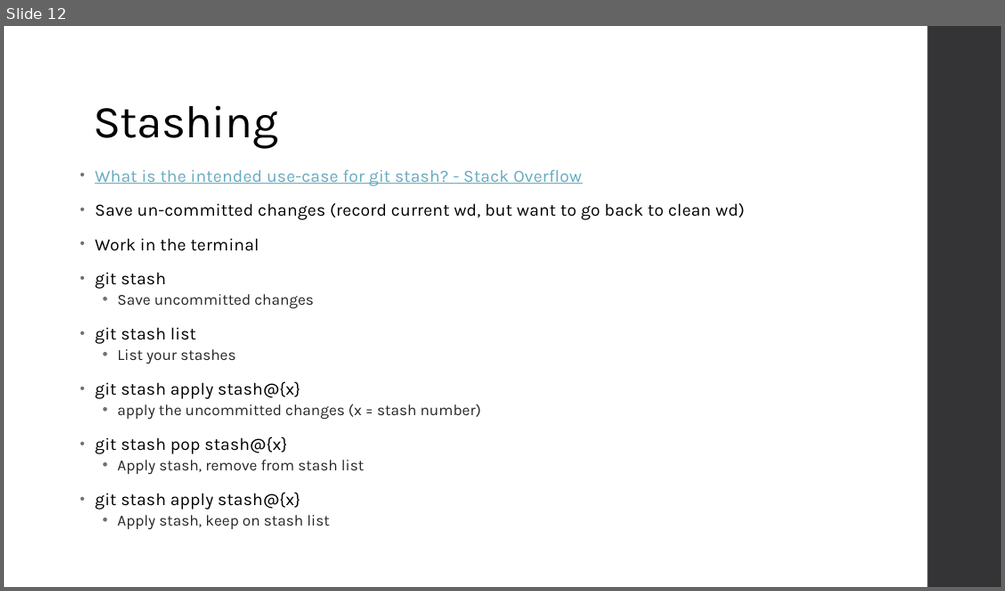
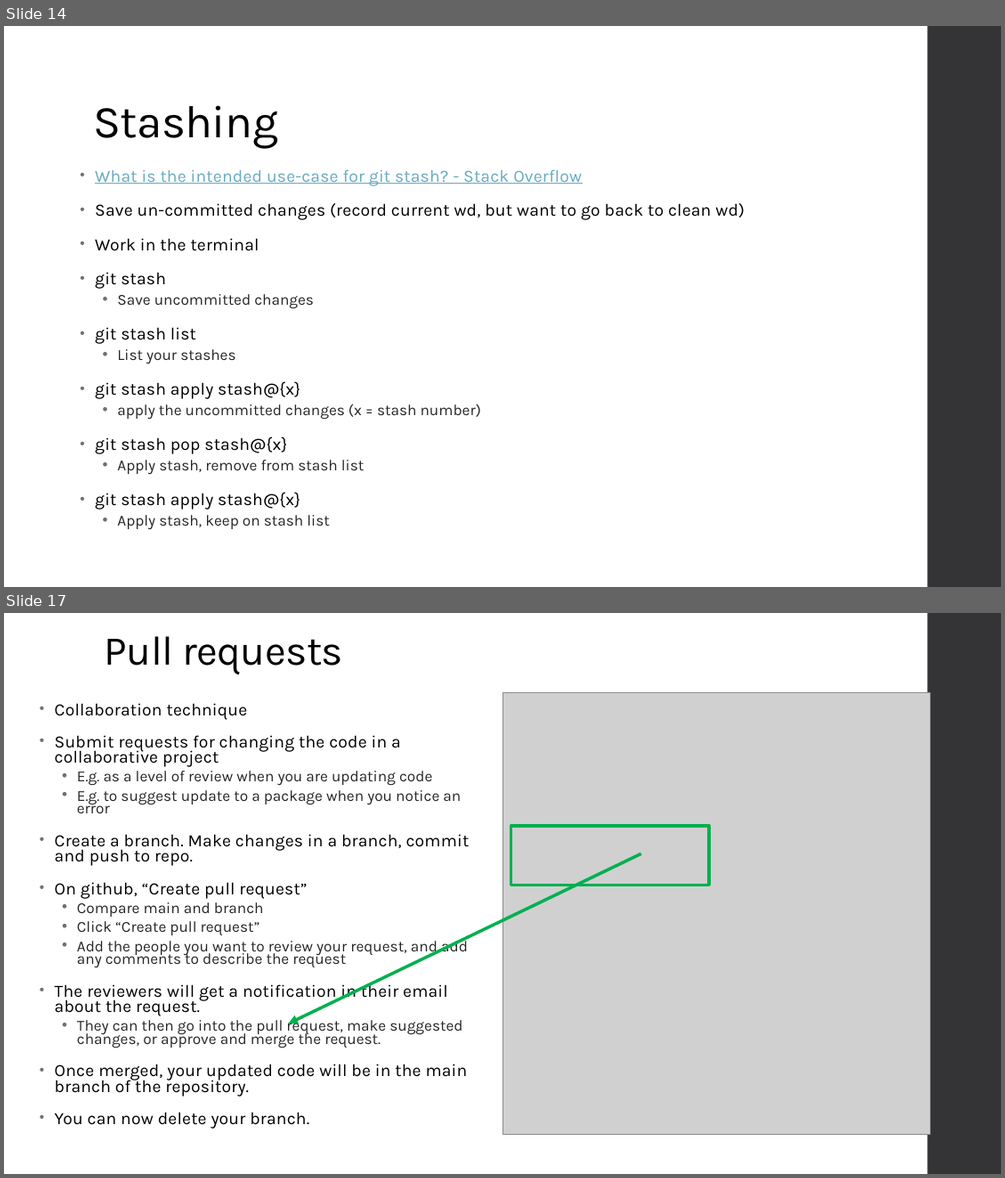
Before and after one commit to BDO-Science/rteam, a slide deck: github/GitHub_introduction.pptx. Shown one above the other, each under a label of ours: slide 12 before the commit, slides 14 and 17 after it; the slides between them are not shown. The pictures are 1005x591 and 1005x1178 pixels, drawn with LibreOffice and Linux fonts; fonts in the diff are those of the drawing; grey boxes stand for pictures. Boxes give left, top, right and bottom in pixels: in the first picture for what was removed or moved away, otherwise in the second. Text is boxed around its words. In the diff, an @@ line names an element or a change of style, - is before the commit and + after.

Commit message:
Added github pages and pull request slides

```diff
--- a/github/GitHub_introduction.pptx
+++ b/github/GitHub_introduction.pptx
@@ slide 17 added at (4, 613, 1001, 1174), background #FFFFFF; not listed: 1 template element that a slide beside it also shows @@
@@ title added at (105, 636, 343, 674), 39.6 pt, text #000000 @@
+Pull requests
@@ text added at (55, 703, 469, 1128), 16.6 pt, text #000000 @@
+• Collaboration technique
+• Submit requests for changing the code in a collaborative project
+  • E.g. as a level of review when you are updating code
+  • E.g. to suggest update to a package when you notice an error
+• Create a branch. Make changes in a branch, commit and push to repo.
+• On github, “Create pull request”
+  • Compare main and branch
+  • Click “Create pull request”
+  • Add the people you want to review your request, and add any comments to describe the request
+• The reviewers will get a notification in their email about the request.
+  • They can then go into the pull request, make suggested changes, or approve and merge the request.
+• Once merged, your updated code will be in the main branch of the repository.
+• You can now delete your branch.
@@ picture added at (502, 693, 930, 1135) @@
@@ rectangle added at (511, 826, 709, 884), outline #00B050 3 pt @@
@@ arrow added from (641, 854) to (288, 1023), #00B050 3 pt @@
@@ what was slide 12 is now slide 14 @@
```
Also in this commit, not shown: 8 slides changed, 4 other slides added, 4 slides removed.
